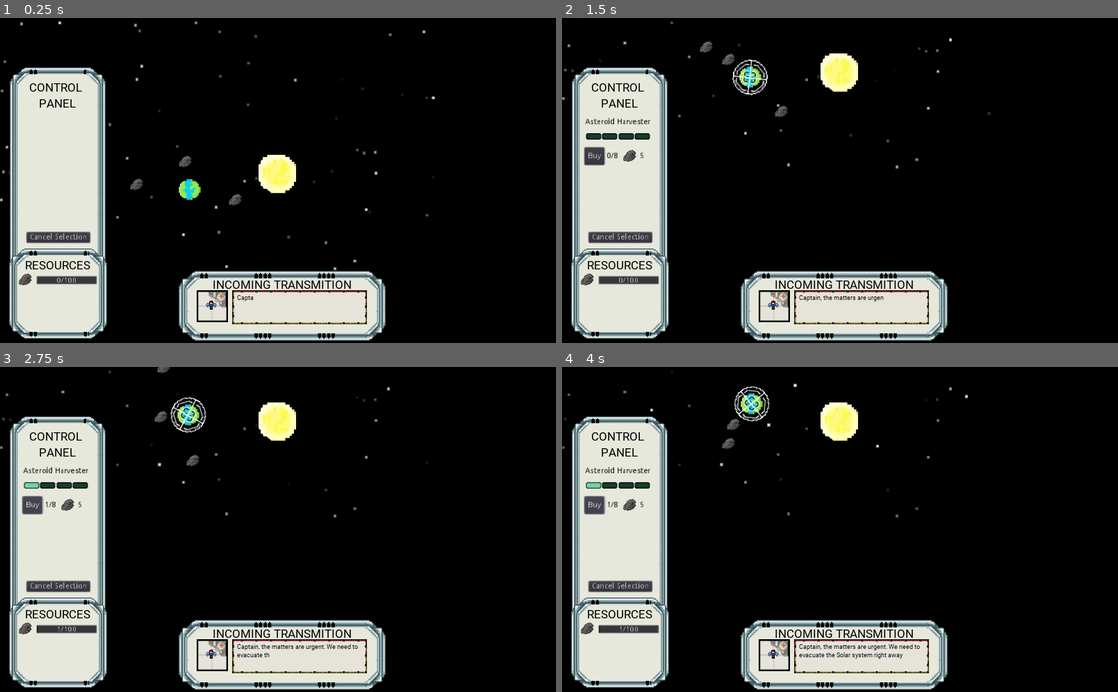
Above: before the commit, frames 1-4 (two rows, left to right).
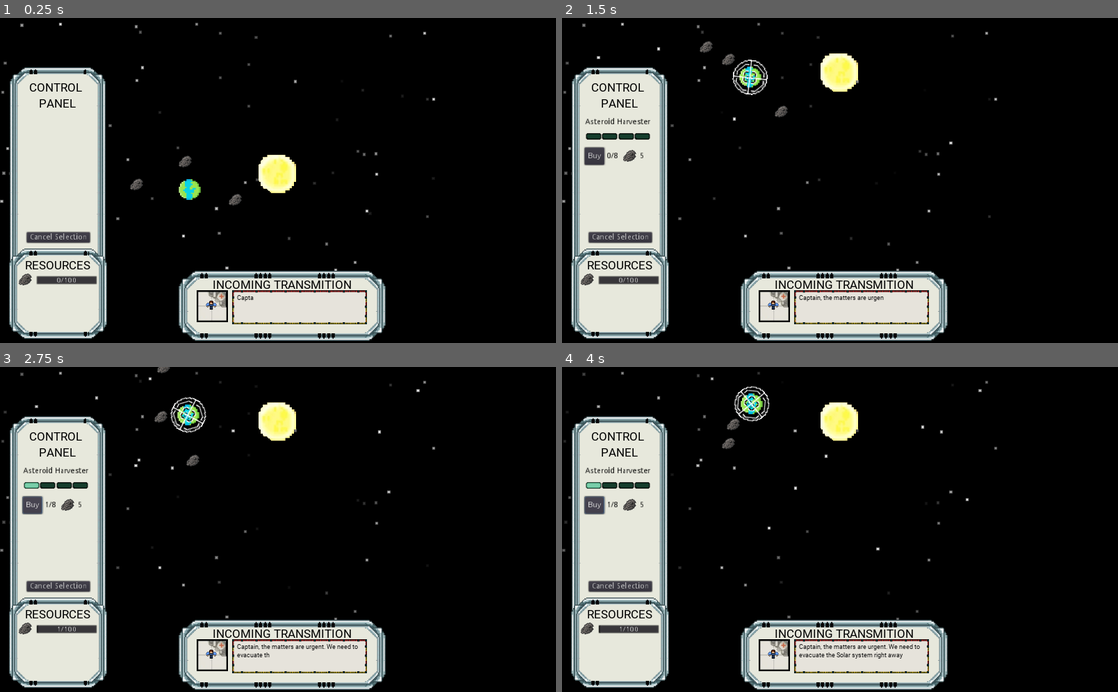
Above: after the commit, the same moments.

Repository: dev-cyprium/EndOfTheUniverse
Game: Godot game, scene res://Scenes/Main.tscn
The game is run twice, just before and just after one commit, with the same random seed, the same clock (stepped at 60 frames per second) and the same inputs.
Inputs (mouse positions are in pixels of both pictures, inside the frame that each line leads up to):
- Up to frame 1 (0.25 s): no input
- Up to frame 2 (1.5 s): move the mouse to (862, 307) at 0.52 s; click (862, 307) at 0.67 s; move the mouse to (751, 83) at 1.27 s; click (751, 83) at 1.42 s
- Up to frame 3 (2.75 s): click "Buy" at 2 s
- Up to frame 4 (4 s): click "Buy" at 2.75 s; click "Buy" at 3.5 s

The runs differ from the first frame. In frame 1, 0.3% of the frame differs, in the area x 0-79%, y 1-78%; in frame 2, 0.3%; in frame 3, 0.3%; in frame 4, 0.3%.

Commit message:
complete panning:

Diff:
--- a/Scenes/Main.tscn
+++ b/Scenes/Main.tscn
@@ -32,7 +32,11 @@
 position = Vector2( 512.773, 302.505 )
 current = true
 
-[node name="Starlight" type="Node" parent="."]
+[node name="CanvasLayer" type="CanvasLayer" parent="."]
+process_priority = -5
+layer = -5
+
+[node name="Starlight" type="Node" parent="CanvasLayer"]
 script = ExtResource( 4 )
 
 [node name="UI" type="CanvasLayer" parent="."]
--- a/Scripts/Game/Starlight.gd
+++ b/Scripts/Game/Starlight.gd
@@ -16,7 +16,7 @@
 	var vps = get_viewport().size
 	var star = Sprite.new()
 	var base_opacity = randf()
-	star.z_index = -1
+	star.z_index = -20
 	star.texture = texture
 	var m = material.duplicate()
 	m.set_shader_param("base_opacity", base_opacity)
--- a/Scripts/UI/GUI.gd
+++ b/Scripts/UI/GUI.gd
@@ -6,6 +6,8 @@
 var camera = null
 var pan_top = false
 var pan_bottom = false
+var pan_left = false
+var pan_right = false
 export var pan_speed = 250.0
 export var pan_edge = 35
 
@@ -23,12 +25,17 @@
 	emit_signal("EarthGaugePress", gauge)
 
 func _process(delta):
+	if pan_left:
+		camera.position.x -= delta * pan_speed
+
+	if pan_right:
+		camera.position.x += delta * pan_speed
+
 	if pan_top:
 		camera.position.y -= delta * pan_speed
 
 	if pan_bottom:
 		camera.position.y += delta * pan_speed
-
 
 func _input(event):
 	if event is InputEventMouseMotion:
@@ -43,3 +50,15 @@
 
 		if event.position.y < get_viewport().size.y - pan_edge:
 			pan_bottom = false
+
+		if event.position.x < pan_edge:
+			pan_left = true
+
+		if event.position.x > pan_edge:
+			pan_left = false
+
+		if event.position.x > get_viewport().size.x - pan_edge:
+			pan_right = true
+
+		if event.position.x < get_viewport().size.x - pan_edge:
+			pan_right = false
